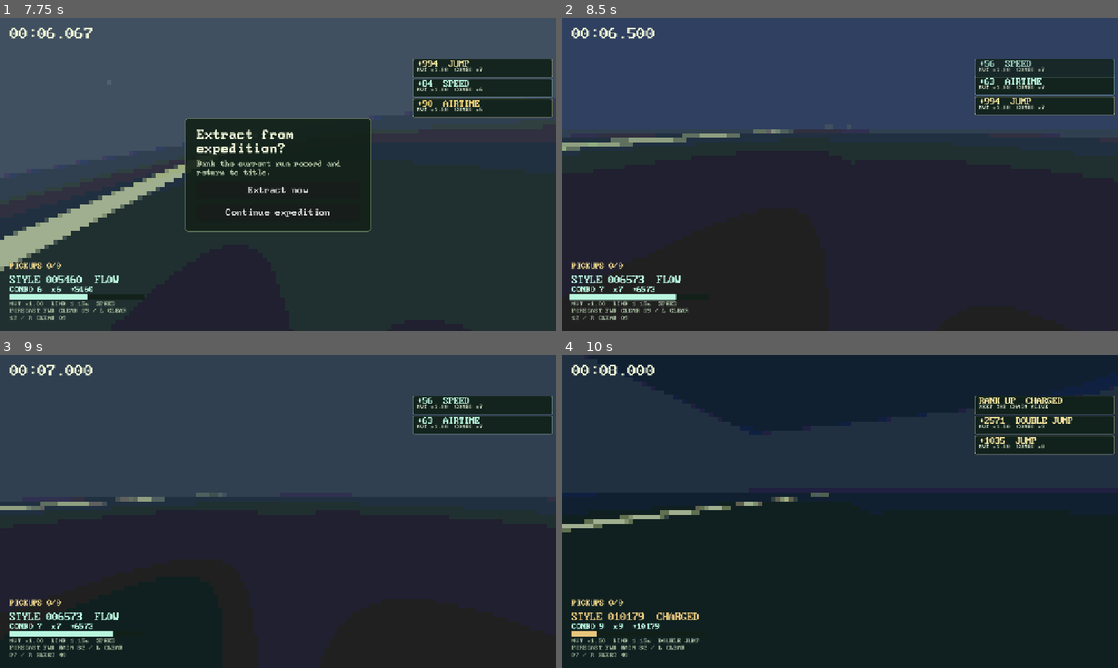
Above: before the commit, frames 1-4 (two rows, left to right).
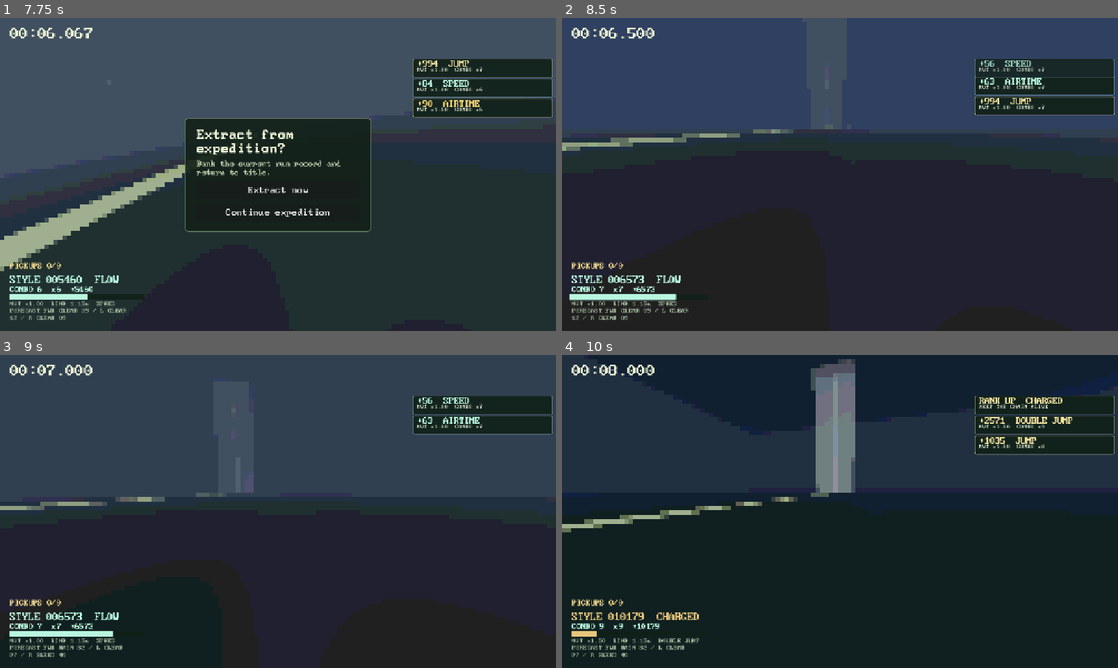
Above: after the commit, the same moments.

Repository: gongahkia/hot-cross-buns
Game: Godot game, scene res://scenes/main.tscn
The game is run twice, just before and just after one commit, with the same random seed, the same clock (stepped at 60 frames per second) and the same inputs.
Inputs (mouse positions are in pixels of both pictures, inside the frame that each line leads up to):
- Up to frame 1 (7.75 s): click "Choose a journey" at 0.5 s; click "Infinite Expedition SURVIVAL …" at 1.25 s; tap Enter at 2 s; move the mouse to (305, 174) at 2.02 s; hold W (move_forward) 2.03-7.28 s; tap 7 (build_platform) at 2.1 s; click (305, 174) at 2.17 s; tap Space (jump) at 2.27, 3.02, 4.52, 5.27, 6.02, 7.52 s; move the mouse to (250, 174) at 2.77 s; tap 6 (build_shelter) at 2.85 s; move the mouse to (289, 168) at 3.52 s; tap 2 (collect_water) at 3.6 s; move the mouse to (272, 180) at 4.27 s; tap 1 (consume_food) at 4.35 s; click (272, 180) at 4.42 s; move the mouse to (316, 177) at 5.02 s; tap 4 (consume_water) at 5.1 s; move the mouse to (233, 171) at 5.77 s; tap 8 (craft_filter) at 5.85 s; move the mouse to (283, 174) at 6.52 s; tap Shift (dash) at 6.6 s; click (283, 174) at 6.67 s; move the mouse to (255, 168) at 7.27 s; hold D (move_right) from 7.28 s (still down); tap X (extract) at 7.35 s
- Up to frame 2 (8.5 s): release D (move_right) at 8 s; click "Continue expedition" at 8 s
- Up to frame 3 (9 s): move the mouse to (305, 511) at 8.77 s; hold W (move_forward) from 8.78 s (still down); hold F (glide) from 8.78 s (still down)
- Up to frame 4 (10 s): keep holding W (move_forward); tap Space (jump) at 9.02, 9.77 s; move the mouse to (812, 511) at 9.52 s; release F (glide) at 9.53 s; tap E (grapple) at 9.6 s; click (812, 511) at 9.67 s

Frame 1 is identical in both runs. In frame 2, less than 0.1% of the frame differs, in the area x 47-48%, y 15-23%; in frame 3, 0.3%; in frame 4, 3.0%, in the area x 44-53%, y 1-44%.

Commit message:
addedandedited

Diff:
--- a/scripts/world_megastructure_intersection.gd
+++ b/scripts/world_megastructure_intersection.gd
@@ -3,7 +3,7 @@
 
 const HASH := preload("res://scripts/world_megastructure_hash.gd")
 
-const SCHEMA := "megastructure-intersection/v1"
+const SCHEMA := "megastructure-intersection/v2"
 const CHUNK_SIZE := 64
 const POINT_SCALE := 1024
 
@@ -11,6 +11,7 @@
 	var macro_bounds := _macro_bounds(descriptor)
 	var result := {
 		"chunk": _chunk_point(chunk),
+		"historical_reveals": [],
 		"interior": (descriptor.get("interior", {}) as Dictionary).duplicate(true),
 		"macro": _clip_to_chunk(macro_bounds, chunk),
 		"schema": SCHEMA,
@@ -24,11 +25,40 @@
 		var clipped := _clip_to_chunk(sector.get("bounds", {}), chunk)
 		if not clipped.is_empty():
 			(result.sectors as Array).append({"bounds": clipped, "sector_id": str(sector.get("sector_id", ""))})
+	result.historical_reveals = _historical_reveals(descriptor, chunk)
 	if not (result.macro as Dictionary).is_empty():
 		result.structural_ports = _structural_ports(descriptor, macro_bounds, chunk)
 	result.traversal_segments = _traversal_segments(descriptor, chunk)
 	result.traversal_ports = _traversal_ports(descriptor, chunk)
 	return result
+
+static func _historical_reveals(descriptor: Dictionary, chunk: Vector2i) -> Array:
+	var elements := {}
+	var epochs := {}
+	var records: Array = []
+	for element: Dictionary in descriptor.get("construction_elements", []):
+		elements[str(element.get("element_id", ""))] = element
+	for epoch: Dictionary in descriptor.get("epochs", []):
+		epochs[int(epoch.get("epoch_id", 0))] = epoch
+	for reveal: Dictionary in descriptor.get("reveals", []):
+		if str(reveal.get("reveal_type", "")) != "construction_history_cross_section":
+			continue
+		var composition := _clip_to_chunk(reveal.get("composition_bounds", {}), chunk)
+		if composition.is_empty():
+			continue
+		var layers: Array = []
+		for element_id_value: Variant in reveal.get("required_element_ids", []):
+			var element: Dictionary = elements.get(str(element_id_value), {})
+			var bounds := _clip_to_chunk(element.get("bounds", {}), chunk)
+			if bounds.is_empty():
+				continue
+			var epoch: Dictionary = epochs.get(int(element.get("epoch_id", 0)), {})
+			layers.append({"bounds":bounds,"element_id":str(element.get("element_id", "")),"epoch_id":int(element.get("epoch_id", 0)),"material_family":str(epoch.get("material_family", ""))})
+		if layers.is_empty():
+			continue
+		records.append({"bounds":composition,"layers":layers,"minimum_visible_epoch_count":int(reveal.get("minimum_visible_epoch_count", 0)),"reveal_id":str(reveal.get("reveal_id", "")),"required_epoch_ids":(reveal.get("required_epoch_ids", []) as Array).duplicate(true)})
+	records.sort_custom(func(left: Dictionary, right: Dictionary) -> bool: return str(left.get("reveal_id", "")) < str(right.get("reveal_id", "")))
+	return records
 
 static func canonical_boundary_key(descriptor: Dictionary, first: Vector2i, second: Vector2i, layer: String) -> String:
 	if abs(first.x - second.x) + abs(first.y - second.y) != 1 or layer.is_empty():
--- a/scripts/world_megastructure_lod.gd
+++ b/scripts/world_megastructure_lod.gd
@@ -1,10 +1,10 @@
 class_name WorldMegastructureLod
 extends RefCounted
 
-const SCHEMA := "megastructure-lod/v1"
+const SCHEMA := "megastructure-lod/v2"
 
 static func compile(megastructure: Dictionary) -> Dictionary:
-	var result := {"active_collisions": [], "macro_silhouettes": [], "schema": SCHEMA, "sector_shells": [], "traversal_details": []}
+	var result := {"active_collisions": [], "historical_layers": [], "macro_silhouettes": [], "schema": SCHEMA, "sector_shells": [], "traversal_details": []}
 	for intersection: Dictionary in megastructure.get("intersections", []):
 		var macro: Dictionary = intersection.get("macro", {})
 		var interior: Dictionary = intersection.get("interior", {})
@@ -27,7 +27,14 @@
 			record["id"] = structure_id + ":" + str(record.get("id", ""))
 			record["structure_id"] = structure_id
 			(result.traversal_details as Array).append(record)
-	for field: String in ["active_collisions", "macro_silhouettes", "sector_shells", "traversal_details"]:
+		for reveal: Dictionary in intersection.get("historical_reveals", []):
+			for layer: Dictionary in reveal.get("layers", []):
+				var historical := layer.duplicate(true)
+				historical["id"] = structure_id + ":history:" + str(reveal.get("reveal_id", "")) + ":" + str(historical.get("element_id", ""))
+				historical["reveal_id"] = str(reveal.get("reveal_id", ""))
+				historical["structure_id"] = structure_id
+				(result.historical_layers as Array).append(historical)
+	for field: String in ["active_collisions", "historical_layers", "macro_silhouettes", "sector_shells", "traversal_details"]:
 		(result[field] as Array).sort_custom(func(left: Dictionary, right: Dictionary) -> bool: return str(left.get("id", "")) < str(right.get("id", "")))
 	return result
 
--- a/scripts/world_streamer.gd
+++ b/scripts/world_streamer.gd
@@ -704,8 +704,48 @@
 			var anchor: Array = record.get("grapple_anchor", [])
 			var anchor_position := _megastructure_local_point(root, _megastructure_point(anchor)) if anchor.size() == 3 else (start + finish) * 0.5 + Vector3(0.0, MEGASTRUCTURE_ROUTE_VALIDATOR.GRAPPLE_ANCHOR_HEIGHT, 0.0)
 			_add_megastructure_grapple_anchor(host, anchor_position)
+	_add_megastructure_history_layers(host, root, descriptor.get("megastructure_lod", {}) as Dictionary)
 	_add_megastructure_debug(host, root, descriptor)
 	root.add_child(host)
+
+func _add_megastructure_history_layers(host: Node3D, root: Node3D, lod: Dictionary) -> void:
+	var history := Node3D.new()
+	history.name = "MegastructureHistory"
+	for record: Dictionary in lod.get("historical_layers", []):
+		var bounds: Dictionary = record.get("bounds", {})
+		var minimum := _megastructure_point(bounds.get("min", []))
+		var maximum := _megastructure_point(bounds.get("max", []))
+		if maximum.x <= minimum.x or maximum.y <= minimum.y or maximum.z <= minimum.z:
+			continue
+		var epoch_id := int(record.get("epoch_id", 0))
+		var visual := MeshInstance3D.new()
+		visual.name = "Epoch_%d_%s" % [epoch_id, str(record.get("element_id", ""))]
+		visual.position = _megastructure_local_point(root, (minimum + maximum) * 0.5)
+		var mesh := BoxMesh.new()
+		mesh.size = maximum - minimum
+		visual.mesh = mesh
+		visual.material_override = _megastructure_history_material(epoch_id)
+		visual.cast_shadow = GeometryInstance3D.SHADOW_CASTING_SETTING_OFF
+		history.add_child(visual)
+	if history.get_child_count() > 0:
+		host.add_child(history)
+	else:
+		history.queue_free()
+
+func _megastructure_history_material(epoch_id: int) -> StandardMaterial3D:
+	var color := Color("#92a0a0")
+	match epoch_id:
+		2: color = Color("#d8a65a")
+		3: color = Color("#c56b5d")
+		4: color = Color("#69b9c7")
+		5: color = Color("#d3c86b")
+		6: color = Color("#76ad74")
+	var material := _material(color, true).duplicate() as StandardMaterial3D
+	material.albedo_color = Color(color.r, color.g, color.b, 0.45)
+	material.transparency = BaseMaterial3D.TRANSPARENCY_ALPHA
+	material.cull_mode = BaseMaterial3D.CULL_DISABLED
+	material.shading_mode = BaseMaterial3D.SHADING_MODE_UNSHADED
+	return material
 
 func _add_megastructure_grapple_anchor(host: Node3D, position: Vector3) -> void:
 	var anchor := Node3D.new()
Not shown, added: scripts/debug_megastructure_history_layout.gd.uid
Not shown, added: scripts/debug_megastructure_route.gd.uid
Not shown, added: scripts/world_megastructure_cross_chunk_route_test.gd.uid
Not shown, added: scripts/world_megastructure_rapid_traversal_test.gd.uid
Not shown, added: scripts/world_megastructure_route_validator.gd.uid
Not shown, added: scripts/world_megastructure_route_validator_test.gd.uid
